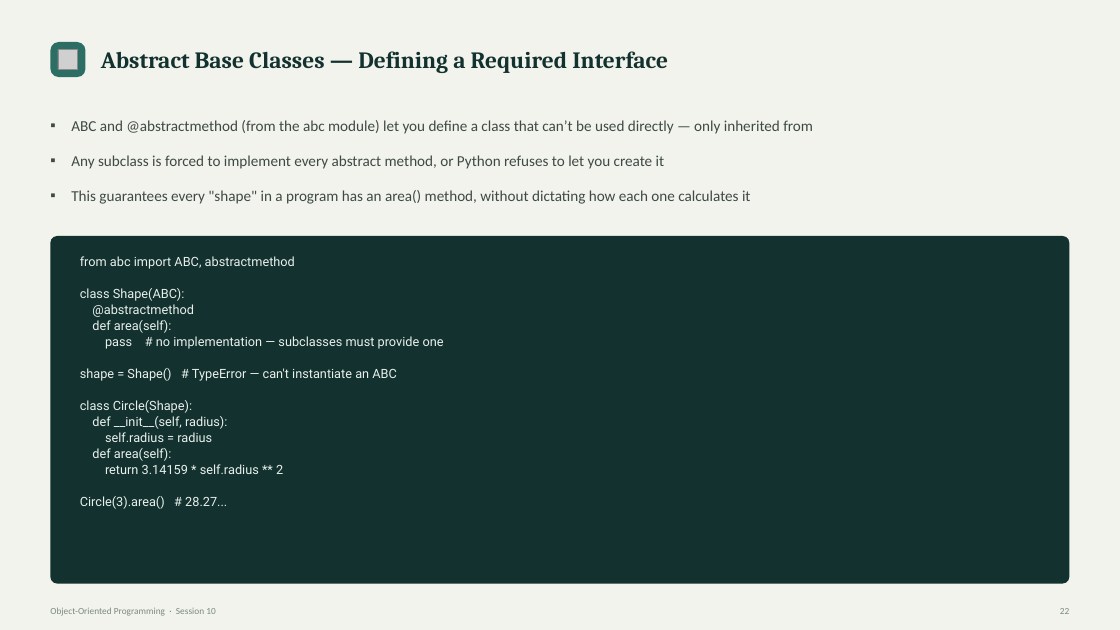
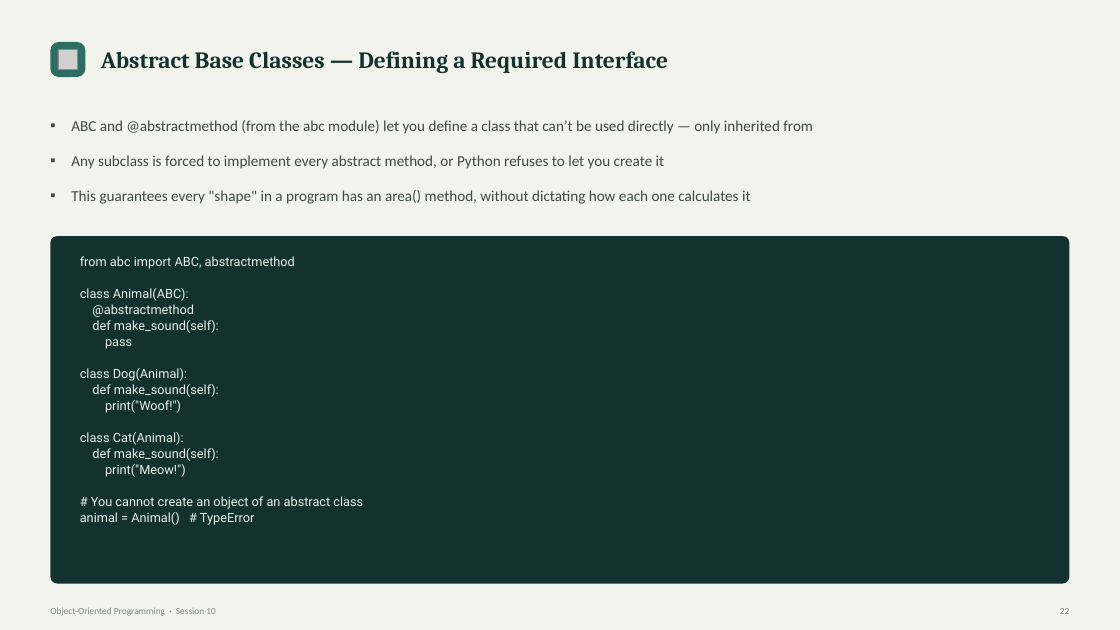
Before and after one commit to waseem-development/ai-ml-course, a slide deck: slide 22 of slides/1_python_slides/9_Object-Oriented Programming - Session 10.pptx. Drawn at 1120x630 pixels with LibreOffice and Linux fonts; fonts in the diff are those of the drawing; grey boxes stand for pictures. Boxes give left, top, right and bottom in pixels: in the first picture for what was removed or moved away, otherwise in the second. Text is boxed around its words. In the diff, an @@ line names an element or a change of style, - is before the commit and + after.

Commit message:
Encapsulation and Abstraction topics are done

```diff
--- a/slides/1_python_slides/9_Object-Oriented Programming - Session 10.pptx
+++ b/slides/1_python_slides/9_Object-Oriented Programming - Session 10.pptx
@@ text at box(80, 288, 189, 301): text changed @@
-class Shape(ABC):
+class Animal(ABC):
@@ text at box(80, 320, 363, 525): text changed @@
-def area(self):
-pass # no implementation — subclasses must provide one
-shape = Shape() # TypeError — can't instantiate an ABC
-class Circle(Shape):
-def __init__(self, radius):
-self.radius = radius
-def area(self):
-return 3.14159 * self.radius ** 2
-Circle(3).area() # 28.27...
+def make_sound(self):
+pass
+class Dog(Animal):
+def make_sound(self):
+print("Woof!")
+class Cat(Animal):
+def make_sound(self):
+print("Meow!")
+# You cannot create an object of an abstract class
+animal = Animal() # TypeError
```
Also in this commit, not shown: 4 other slides changed, 3 other files.
